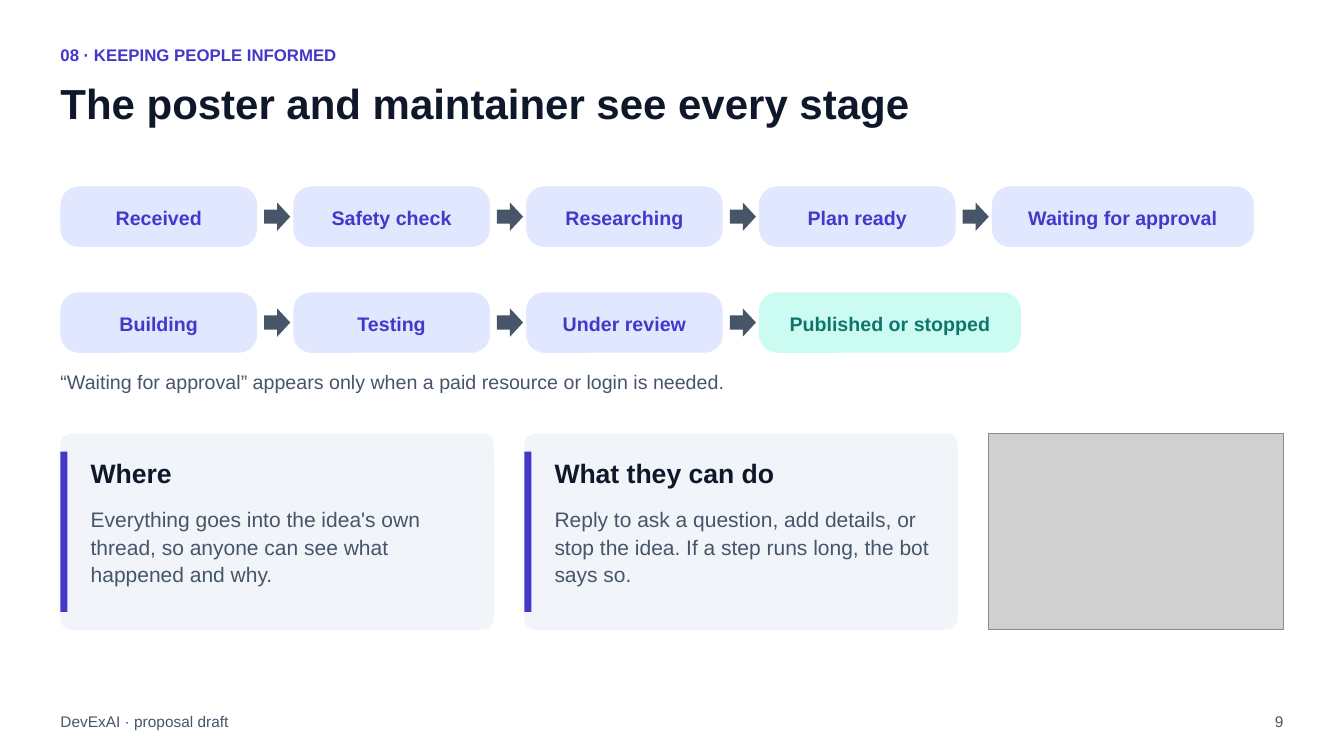
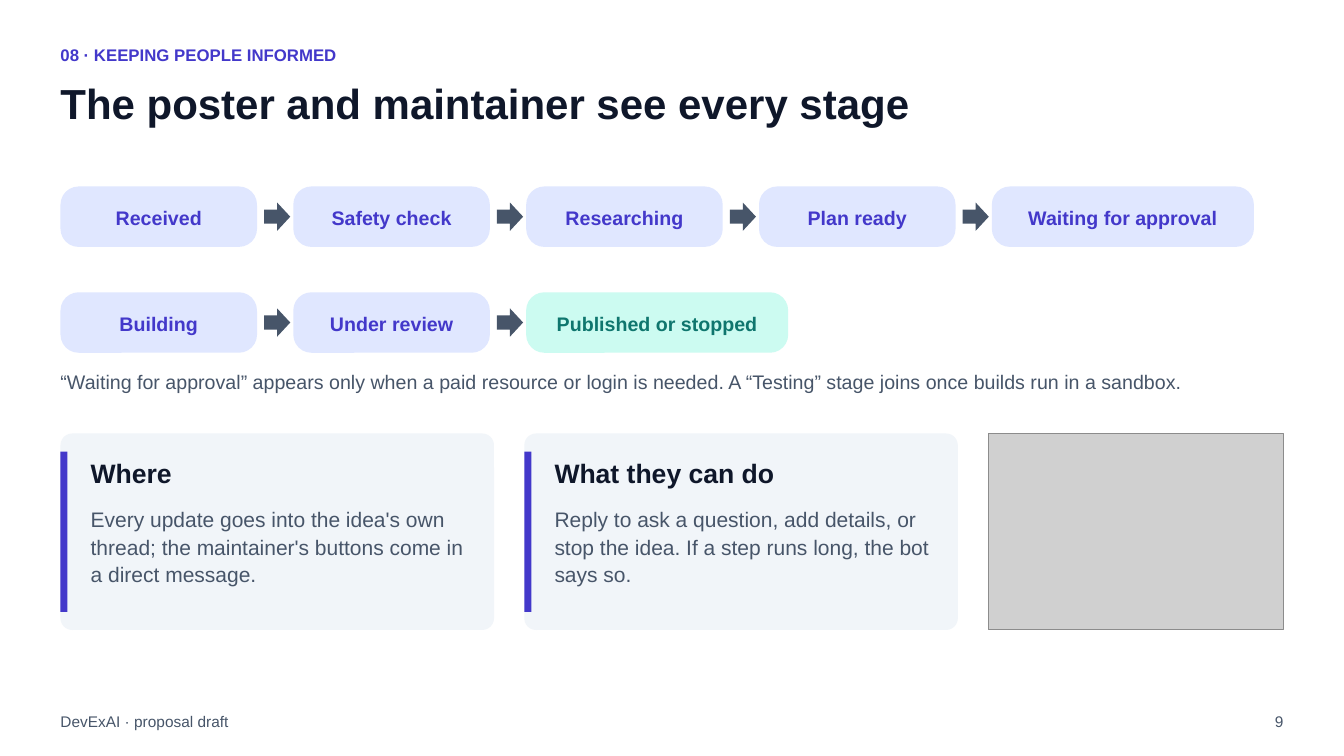
Before and after one commit to raghavsatyadev/DevExAI, a slide deck: slide 9 of DevExAI.pptx. Drawn at 1344x756 pixels with LibreOffice and Linux fonts; fonts in the diff are those of the drawing; grey boxes stand for pictures. Boxes give left, top, right and bottom in pixels: in the first picture for what was removed or moved away, otherwise in the second. Text is boxed around its words. In the diff, an @@ line names an element or a change of style, - is before the commit and + after.

```diff
--- a/DevExAI.pptx
+++ b/DevExAI.pptx
@@ rounded rectangle: place and size @@
-rounded rectangle at bbox=[526, 292, 723, 353]
+rounded rectangle at bbox=[526, 292, 788, 353]
@@ rounded rectangle at bbox=[526, 292, 788, 353]: fill #E0E7FF to #CCFBF1 @@
@@ text "Published or stopped": place and size @@
-text "Published or stopped" at bbox=[790, 316, 990, 335]
+text "Published or stopped" at bbox=[557, 316, 757, 335]
@@ rounded rectangle removed at bbox=[759, 292, 1021, 353] @@
@@ text at bbox=[330, 317, 453, 331]: text changed @@
-Testing
+Under review
@@ text removed at bbox=[563, 317, 686, 331] @@
-Under review
@@ right arrow removed at bbox=[730, 309, 756, 337] @@
@@ text at bbox=[60, 374, 1181, 393]: text changed @@
-“Waiting for approval” appears only when a paid resource or login is needed.
+“Waiting for approval” appears only when a paid resource or login is needed. A “Testing” stage joins once builds run in a sandbox.
@@ text at bbox=[91, 512, 463, 587]: text changed @@
-Everything goes into the idea's own thread, so anyone can see what happened and why.
+Every update goes into the idea's own thread; the maintainer's buttons come in a direct message.
```
Also in this commit, not shown: 13 other slides changed, 3 other files.
